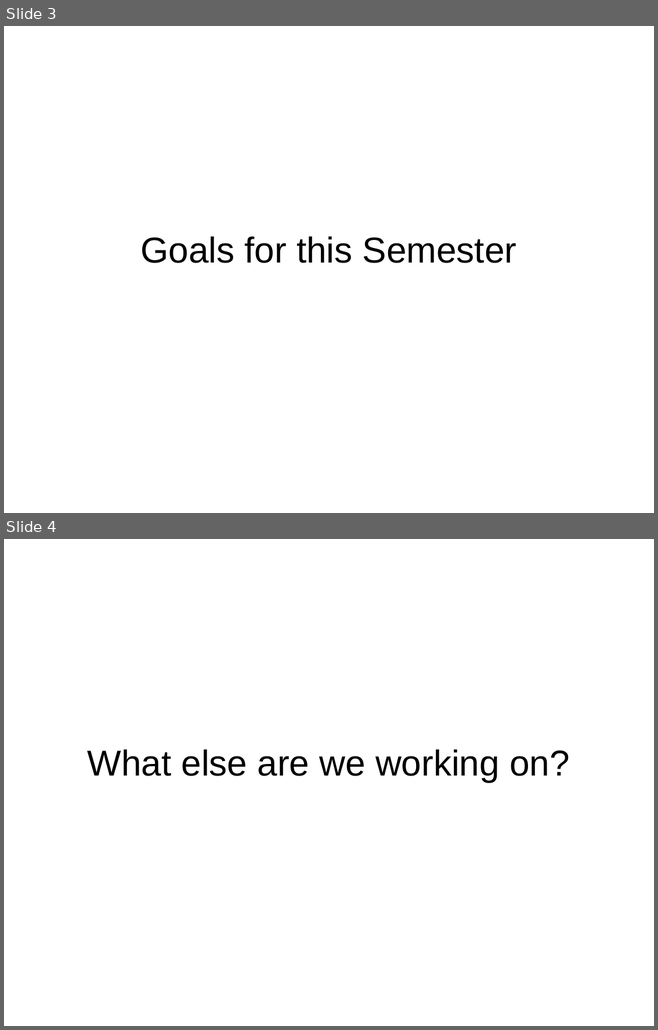
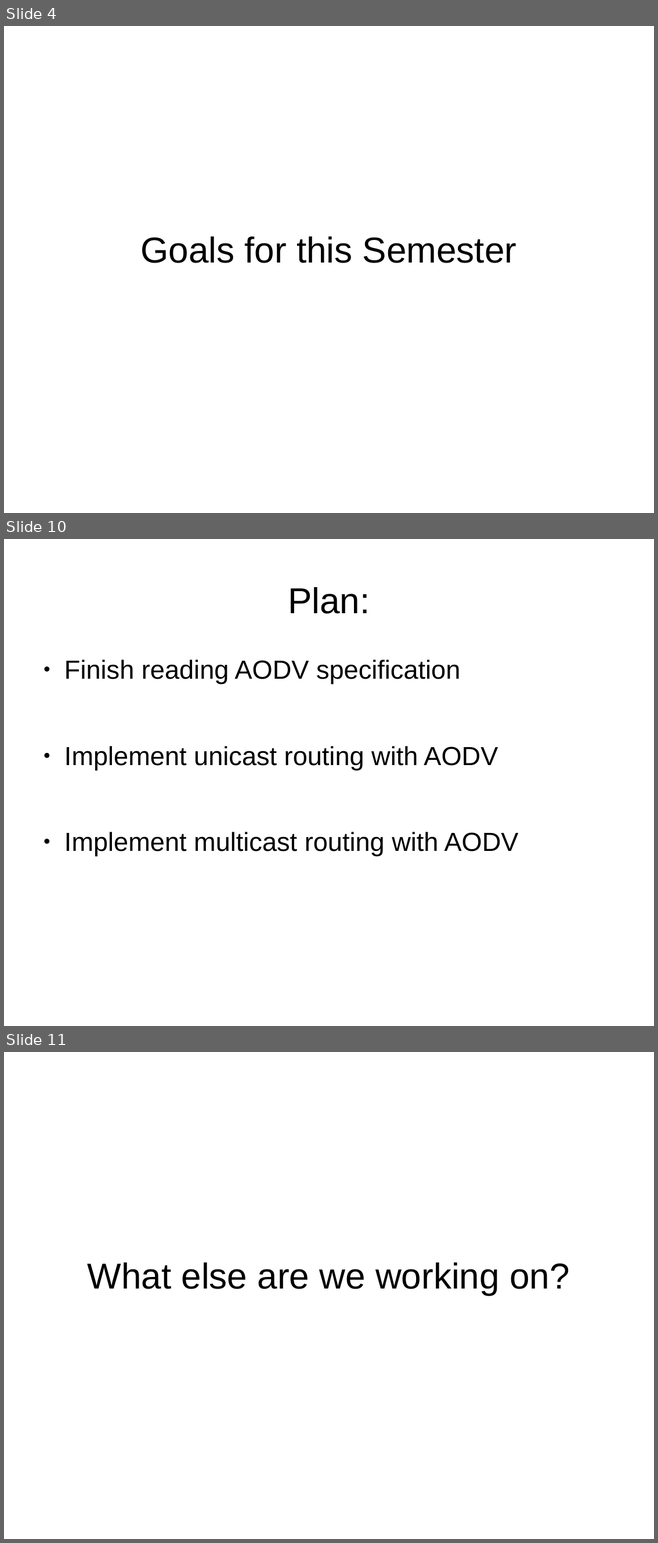
Before and after one commit to schnej7/Blue-Mesh, a slide deck: Presentations/RCOS_Presentation_2-5-2013.odp. Shown one above the other, each under a label of ours: slides 3 and 4 before the commit, slides 4, 10 and 11 after it; the slides between them are not shown. The pictures are 658x1030 and 658x1543 pixels, drawn with LibreOffice and Linux fonts; fonts in the diff are those of the drawing. Boxes give left, top, right and bottom in pixels: in the first picture for what was removed or moved away, otherwise in the second. Text is boxed around its words. In the diff, an @@ line names an element or a change of style, - is before the commit and + after.

```diff
--- a/Presentations/RCOS_Presentation_2-5-2013.odp
+++ b/Presentations/RCOS_Presentation_2-5-2013.odp
@@ slide 10 added at box(4, 539, 654, 1026), background #FFFFFF @@
@@ title added at box(288, 587, 369, 614), 44 pt, text #000000 @@
+Plan:
@@ text added at box(64, 660, 518, 856), 32 pt, text #000000 @@
+● Finish reading AODV specification
+● Implement unicast routing with AODV
+● Implement multicast routing with AODV
@@ what was slide 3 is now slide 4 @@
@@ what was slide 4 is now slide 11 @@
```
Also in this commit, not shown: 7 other slides added.
